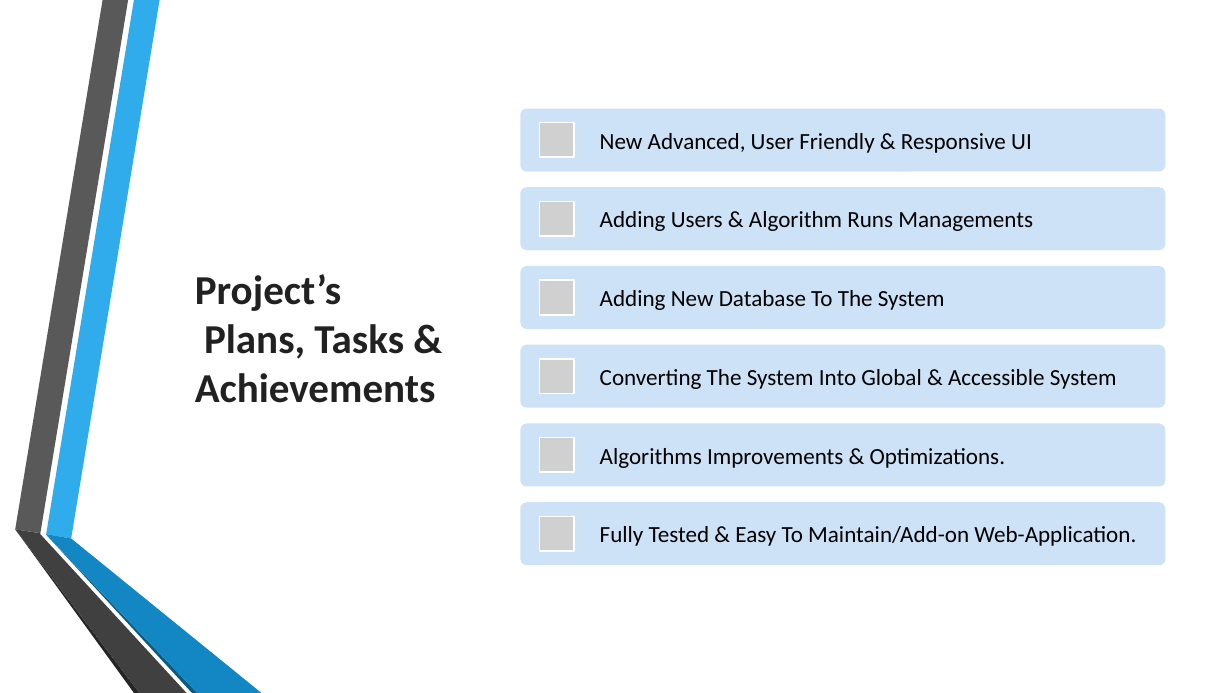
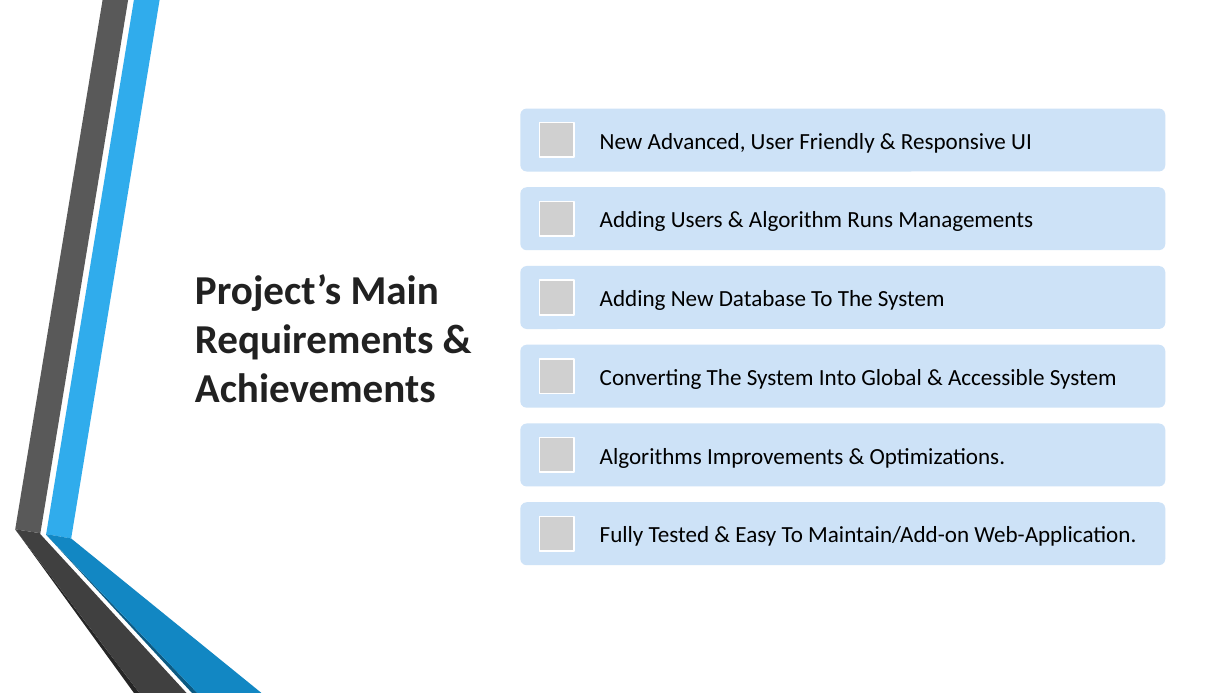
Before and after one commit to csbarak/MolOpt_Students_2023, a slide deck: slide 4 of Documents/Molopt - Full Project Presentation.pptx (slide 3 before the commit). Drawn at 1232x693 pixels with LibreOffice and Linux fonts; fonts in the diff are those of the drawing; grey boxes stand for pictures; background and template pictures are left out. Boxes give left, top, right and bottom in pixels: in the first picture for what was removed or moved away, otherwise in the second. Text is boxed around its words. In the diff, an @@ line names an element or a change of style, - is before the commit and + after.

```diff
--- a/Documents/Molopt - Full Project Presentation.pptx
+++ b/Documents/Molopt - Full Project Presentation.pptx
@@ title at (x1=195, y1=274, x2=439, y2=403): text changed @@
-Project’s
-Plans, Tasks & Achievements
+Project’s Main Requirements & Achievements
```
Also in this commit, not shown: 2 slides added, 14 other files.
